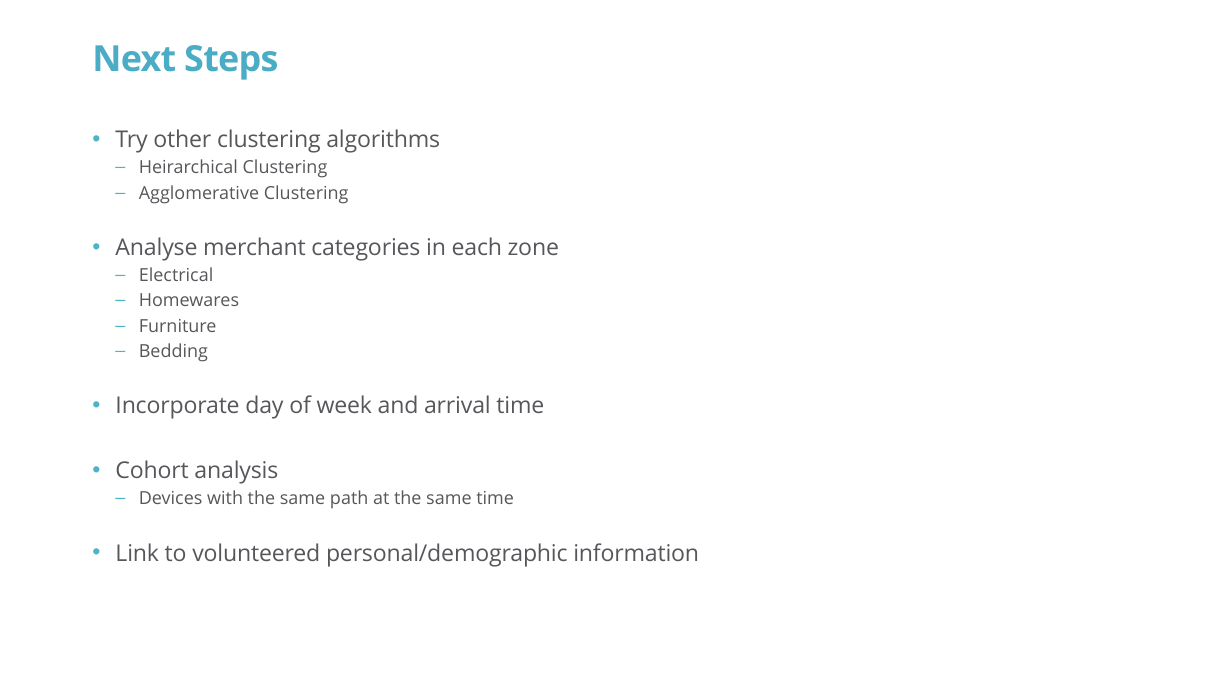
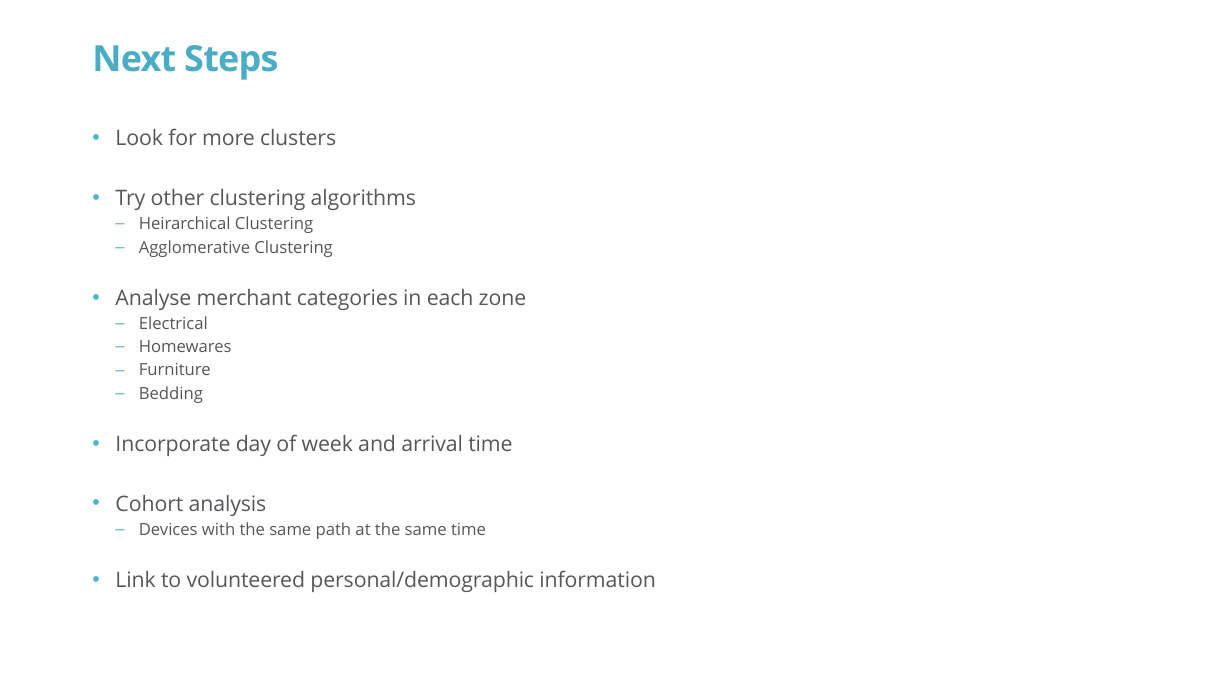
Before and after one commit to Invigor/DAT8SYDProject, a slide deck: slide 19 of DAT8SYD Project.pptx. Drawn at 1232x693 pixels with LibreOffice and Linux fonts; fonts in the diff are those of the drawing; background and template pictures are left out. Boxes give left, top, right and bottom in pixels: in the first picture for what was removed or moved away, otherwise in the second. Text is boxed around its words. In the diff, an @@ line names an element or a change of style, - is before the commit and + after.

```diff
--- a/DAT8SYD Project.pptx
+++ b/DAT8SYD Project.pptx
@@ text at (x1=115, y1=128, x2=336, y2=145): paragraph added @@
+• Look for more clusters
@@ text at (x1=115, y1=189, x2=656, y2=592): size 18 to 16.6 pt in "Try other clustering algorithms", "Analyse merchant categories in each zone", "Incorporate day of week and arrival time", "Cohort analysis" and 1 more places; size 14 to 12.9 pt in "Heirarchical Clustering", "Agglomerative Clustering", "Electrical", "Homewares" and 3 more places @@
```
Also in this commit, not shown: 3 other slides changed.
